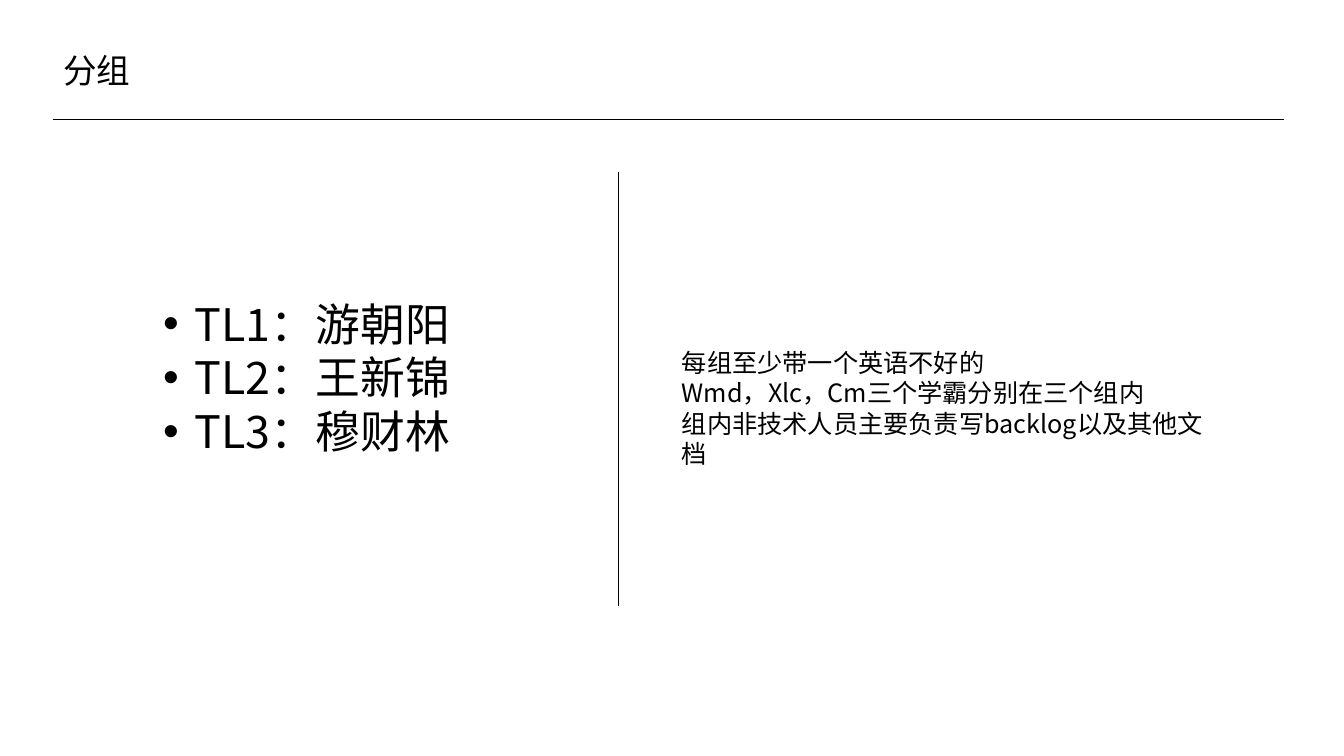
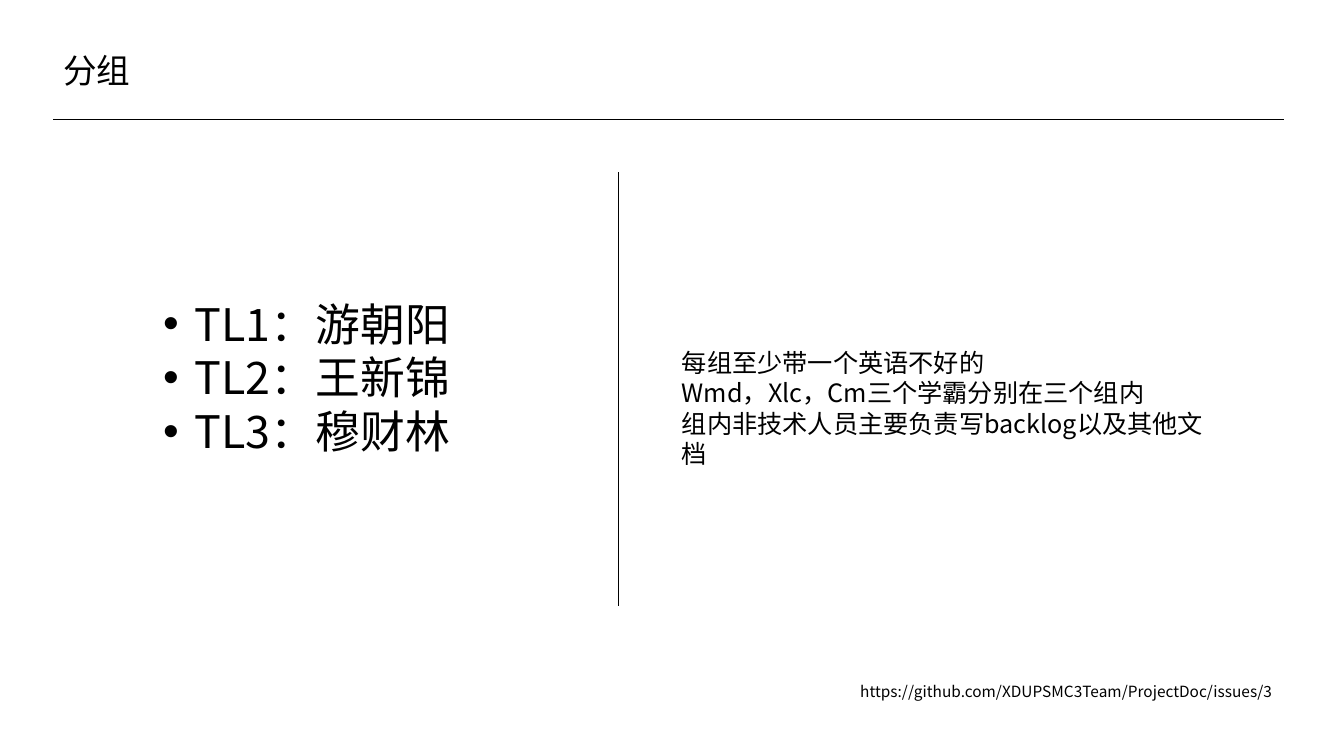
Before and after one commit to XDUPSMC3Team/ProjectDoc, a slide deck: slide 4 of 第一次需求大会以及定下技术栈.pptx. Drawn at 1344x756 pixels with LibreOffice and Linux fonts; fonts in the diff are those of the drawing. Boxes give left, top, right and bottom in pixels: in the first picture for what was removed or moved away, otherwise in the second. Text is boxed around its words. In the diff, an @@ line names an element or a change of style, - is before the commit and + after.

```diff
--- a/第一次需求大会以及定下技术栈.pptx
+++ b/第一次需求大会以及定下技术栈.pptx
@@ text added at [860, 684, 1272, 701], 11 pt, text #000000 @@
+https://github.com/XDUPSMC3Team/ProjectDoc/issues/3
```
Also in this commit, not shown: 1 other slide changed.
